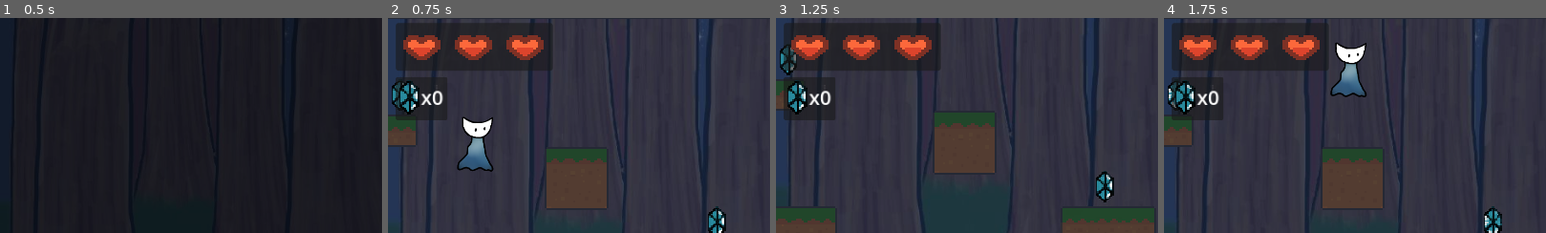
Above: before the commit, frames 1-4 (left to right).
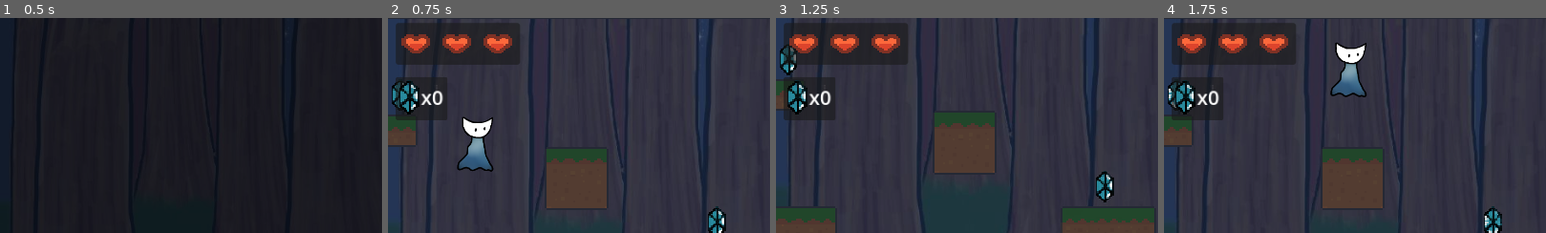
Above: after the commit, the same moments.

Repository: Norinia/MiniGame-Fleranies
Game: Godot game, scene res://Scenen/startScreen.tscn
Two runs of this game, one before a commit and one after it. Both use one fixed random seed, a clock stepped at 60 frames per second and the inputs below.
Inputs:
- Up to frame 1 (0.5 s): no input
- Up to frame 2 (0.75 s): click "Einstellungen" at 0.5 s
- Up to frame 3 (1.25 s): no input
- Up to frame 4 (1.75 s): tap Enter (ui_accept) at 1.25 s; hold D (right) from 1.28 s (still down); tap X (überspringen ) at 1.35 s; tap W (jump) at 1.52 s
The pictures show only the part of the screen within x 0-50%, y 0-50%; the shares and areas given below are measured in that part.

Frame 1 is identical in both runs. In frame 2, 3.9% of the frame differs, in the area x 2-43%, y 2-25%; in frame 3, 3.9%; in frame 4, 3.9%.

Commit message:
keine ahnung

Diff:
--- a/Scenen/Level1(wald).tscn
+++ b/Scenen/Level1(wald).tscn
@@ -648,6 +648,7 @@
 offset_bottom = 112.0
 
 [node name="Panel2" type="Panel" parent="Anzeige Punkte/Panel"]
+layout_mode = 0
 offset_left = -2.0
 offset_top = 26.0
 offset_right = 76.0
@@ -695,8 +696,8 @@
 layout_mode = 2
 offset_left = -668.0
 offset_top = -35.0
-offset_right = -510.0
-offset_bottom = 13.0
+offset_right = -543.0
+offset_bottom = 7.0
 
 [node name="BoxContainer" type="BoxContainer" parent="Anzeige Punkte/Herzen"]
 layout_mode = 1
@@ -706,9 +707,9 @@
 anchor_right = 0.5
 anchor_bottom = 0.5
 offset_left = -666.0
-offset_top = -35.0
-offset_right = -515.0
-offset_bottom = 13.0
+offset_top = -32.6667
+offset_right = -543.0
+offset_bottom = 4.33333
 grow_horizontal = 2
 grow_vertical = 2
 
